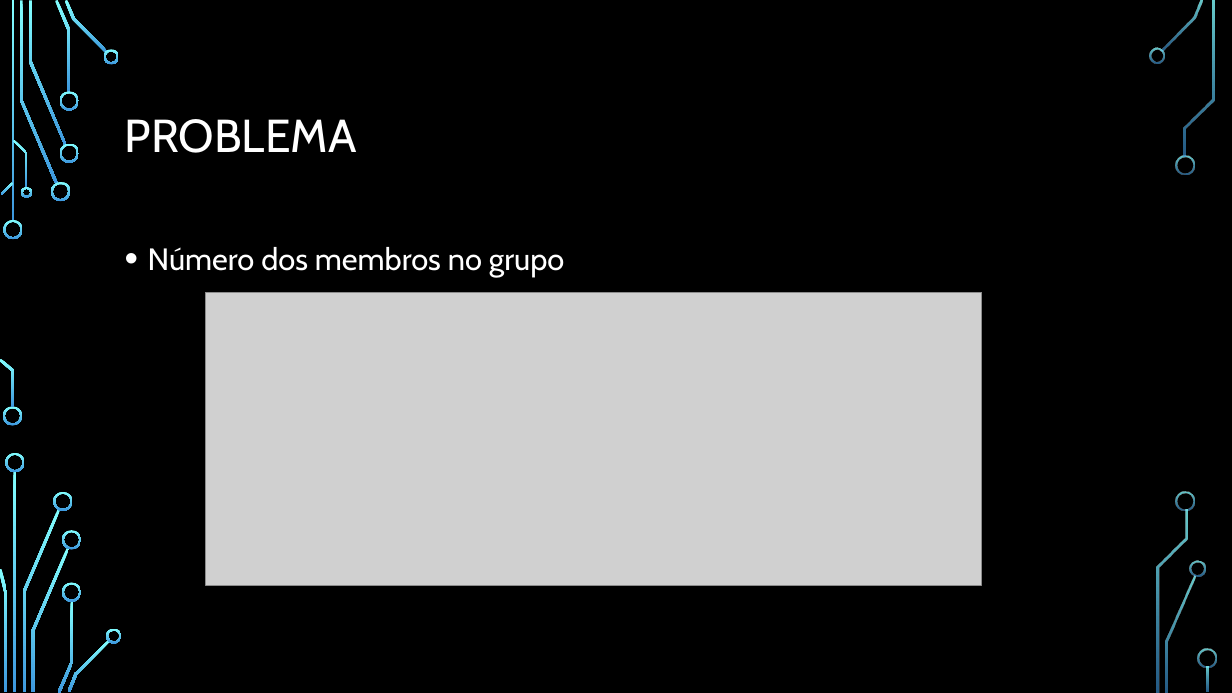
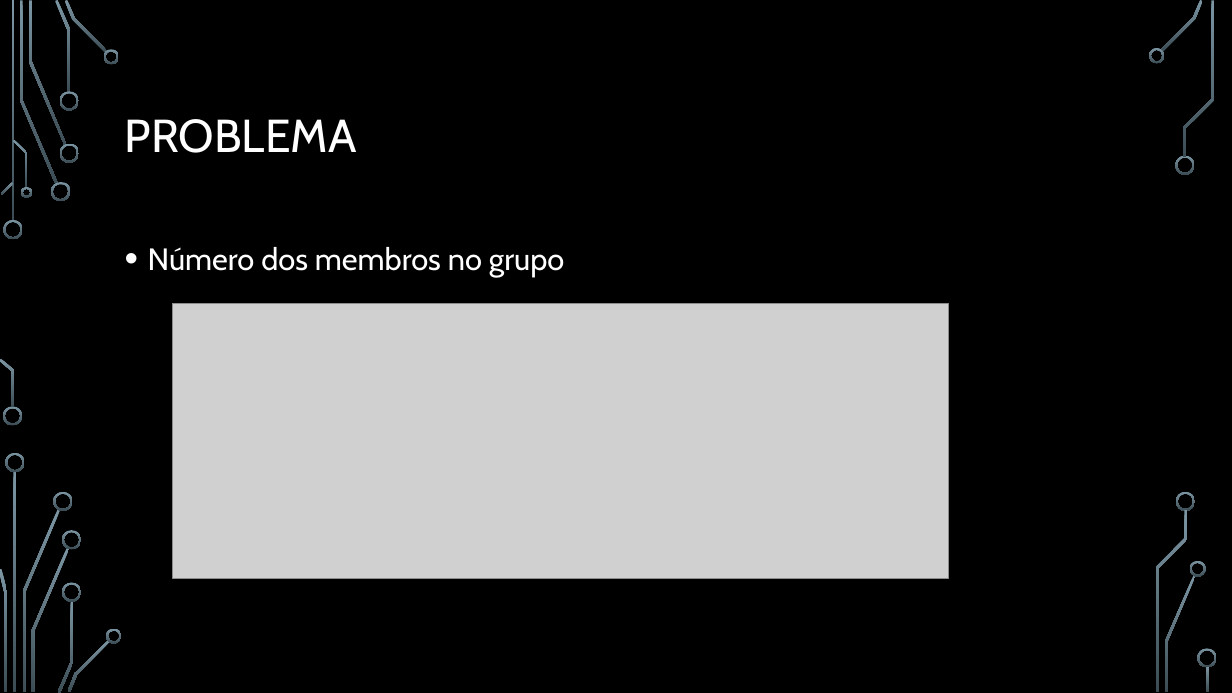
Before and after one commit to VPG6700/IPG-Engenharia-de-Software-II, a slide deck: slide 2 of Resumo-Padrões/SmallWritingTeam.pptx. Drawn at 1232x693 pixels with LibreOffice and Linux fonts; fonts in the diff are those of the drawing; grey boxes stand for pictures; background and template pictures are left out. Boxes give left, top, right and bottom in pixels: in the first picture for what was removed or moved away, otherwise in the second. Text is boxed around its words. In the diff, an @@ line names an element or a change of style, - is before the commit and + after.

```diff
--- a/Resumo-Padrões/SmallWritingTeam.pptx
+++ b/Resumo-Padrões/SmallWritingTeam.pptx
@@ fill gradient #82FFFF to #3D97DE to gradient #7C96A3 to #3B4C54 in 36 elements at [4, 220, 23, 239], [3, 407, 22, 426], [20, 1, 57, 184], [51, 182, 70, 201], [29, 1, 66, 145], [55, 0, 71, 92], [59, 143, 79, 163], [59, 91, 79, 111], [65, 0, 107, 54], [104, 49, 120, 64], [1, 182, 14, 195], [0, 359, 14, 408], [13, 140, 28, 188], [20, 187, 31, 198], [14, 471, 17, 692], [22, 509, 59, 691], [6, 453, 25, 472], [0, 568, 6, 691], [54, 492, 73, 511], [31, 548, 69, 692], [57, 601, 73, 693], [62, 531, 81, 550], [62, 582, 81, 602], [67, 640, 110, 692], [106, 628, 122, 643], [1161, 0, 1203, 52], [1149, 48, 1165, 64], [1176, 155, 1195, 175], [1165, 576, 1196, 692], [1190, 561, 1206, 577], [1184, 1, 1214, 157], [1177, 492, 1196, 511], [1156, 510, 1188, 692], [1198, 649, 1217, 668], [1207, 666, 1210, 692], [11, 1, 14, 222] @@
@@ picture: place and size @@
-picture at [206, 292, 982, 585]
+picture at [173, 303, 949, 579]
```
Also in this commit, not shown: 2 other slides changed, 4 slides added, 1 slide removed.
